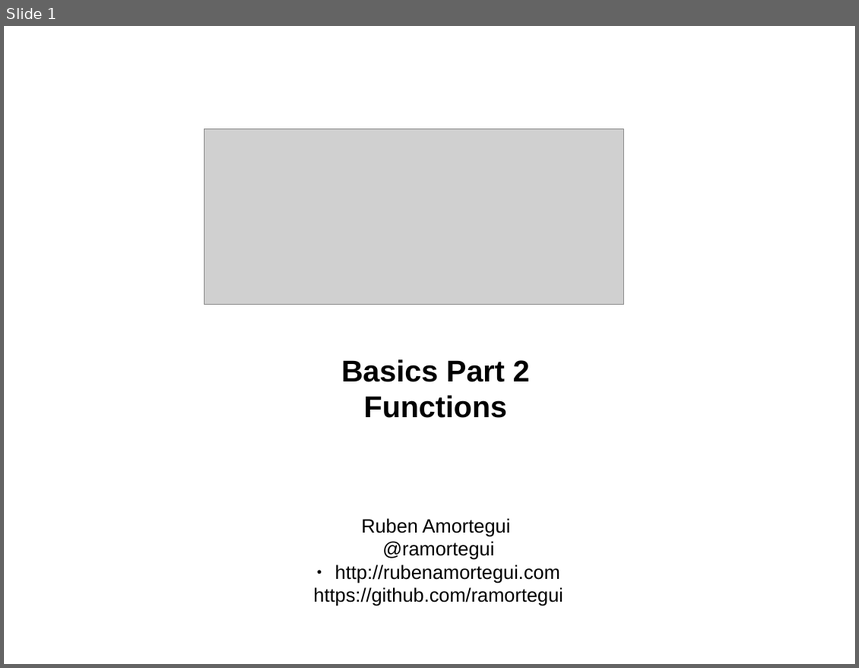
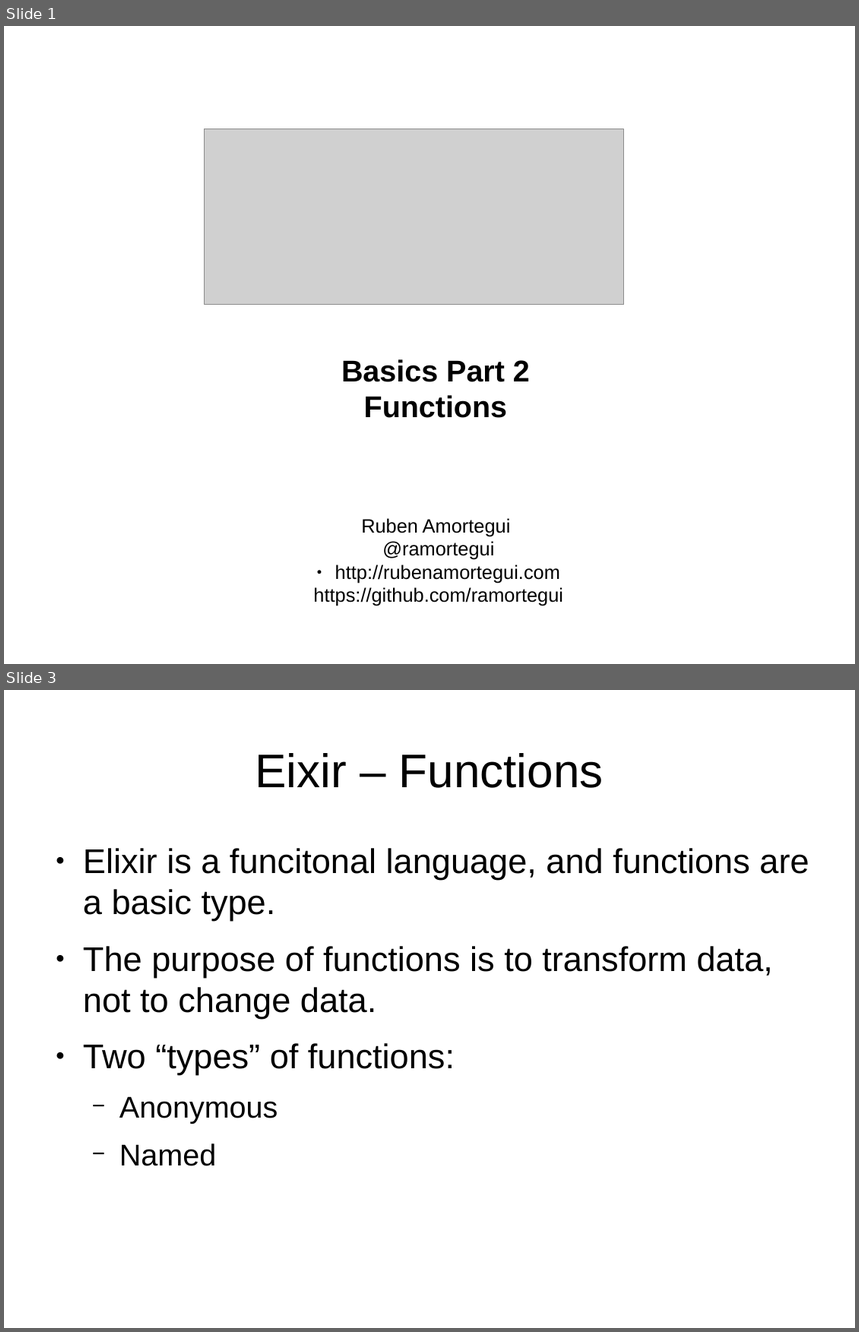
Before and after one commit to ramortegui/talks, a slide deck: elixir-basics-2.odp. Shown one above the other, each under a label of ours: slide 1 before the commit, slides 1 and 3 after it; the slides between them are not shown. The pictures are 859x668 and 859x1332 pixels, drawn with LibreOffice and Linux fonts; fonts in the diff are those of the drawing; grey boxes stand for pictures. Boxes give left, top, right and bottom in pixels: in the first picture for what was removed or moved away, otherwise in the second. Text is boxed around its words. In the diff, an @@ line names an element or a change of style, - is before the commit and + after.

Commit message:
Update agenda, add content for named,and anonymous functions.

```diff
--- a/elixir-basics-2.odp
+++ b/elixir-basics-2.odp
@@ slide 3 added at bbox=[4, 690, 855, 1328], background #FFFFFF @@
@@ title added at bbox=[255, 753, 604, 788], 44 pt, text #000000 @@
+Eixir – Functions
@@ text added at bbox=[83, 848, 809, 1167], 32 pt, text #000000 @@
+● Elixir is a funcitonal language, and functions are a basic type.
+● The purpose of functions is to transform data, not to change data.
+● Two “types” of functions:
+  − Anonymous
+  − Named
```
Also in this commit, not shown: 5 slides changed, 9 other slides added, 2 slides removed.
